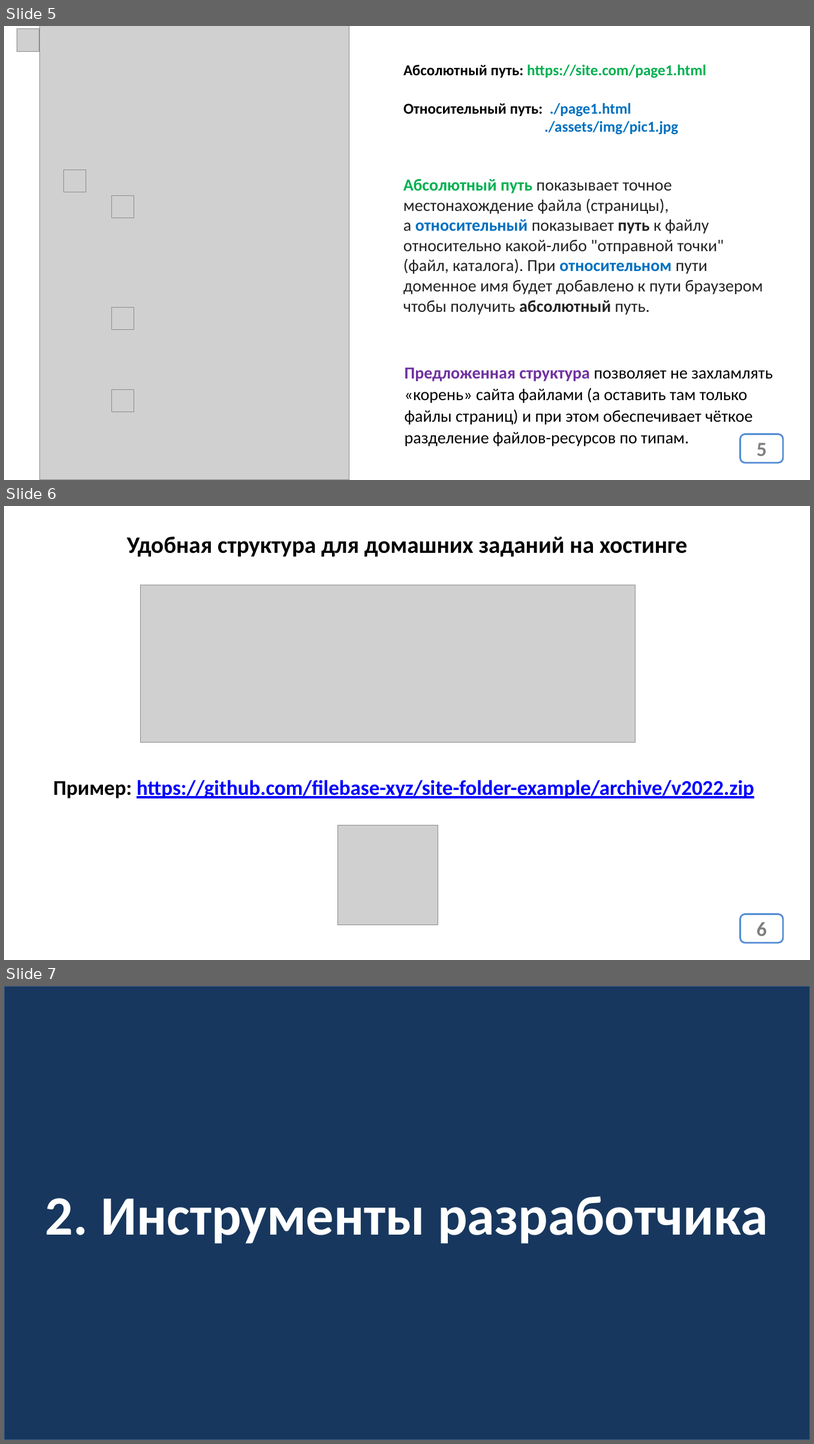
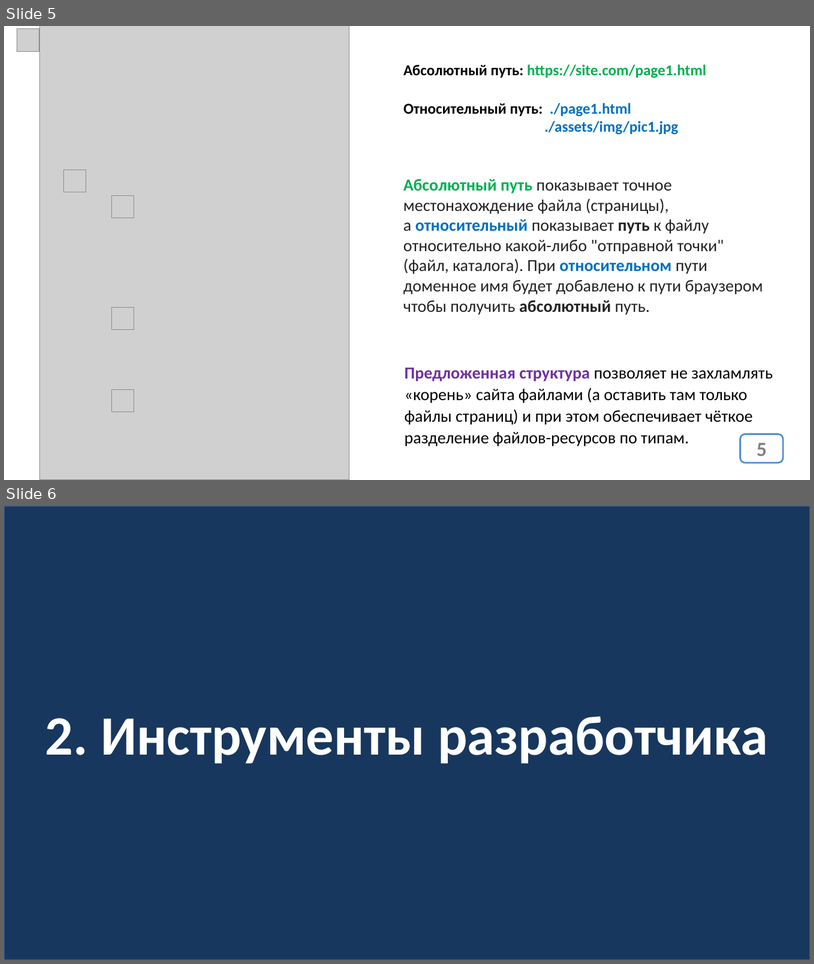
Before and after one commit to web44-ortdnipro/lesson02, a slide deck: lesson02.pptx. Shown one above the other, each under a label of ours: slides 5, 6 and 7 before the commit, slides 5 and 6 after it. The pictures are 814x1444 and 814x964 pixels, drawn with LibreOffice and Linux fonts; fonts in the diff are those of the drawing; grey boxes stand for pictures. Boxes give left, top, right and bottom in pixels: in the first picture for what was removed or moved away, otherwise in the second. Text is boxed around its words. In the diff, an @@ line names an element or a change of style, - is before the commit and + after.

```diff
--- a/lesson02.pptx
+++ b/lesson02.pptx
@@ slide 6 removed at [4,506,810,960], background #FFFFFF @@
@@ text removed at [127,537,687,557] @@
-Удобная структура для домашних заданий на хостинге
@@ picture removed at [141,585,636,742] @@
@@ text removed at [53,780,755,798] @@
-Пример: https://github.com/filebase-xyz/site-folder-example/archive/v2022.zip
@@ picture removed at [338,825,438,925] @@
@@ page number removed at [741,914,784,942] @@
-6
@@ what was slide 7 is now slide 6 @@
```
Also in this commit, not shown: 3 slides changed, 1 other file.
